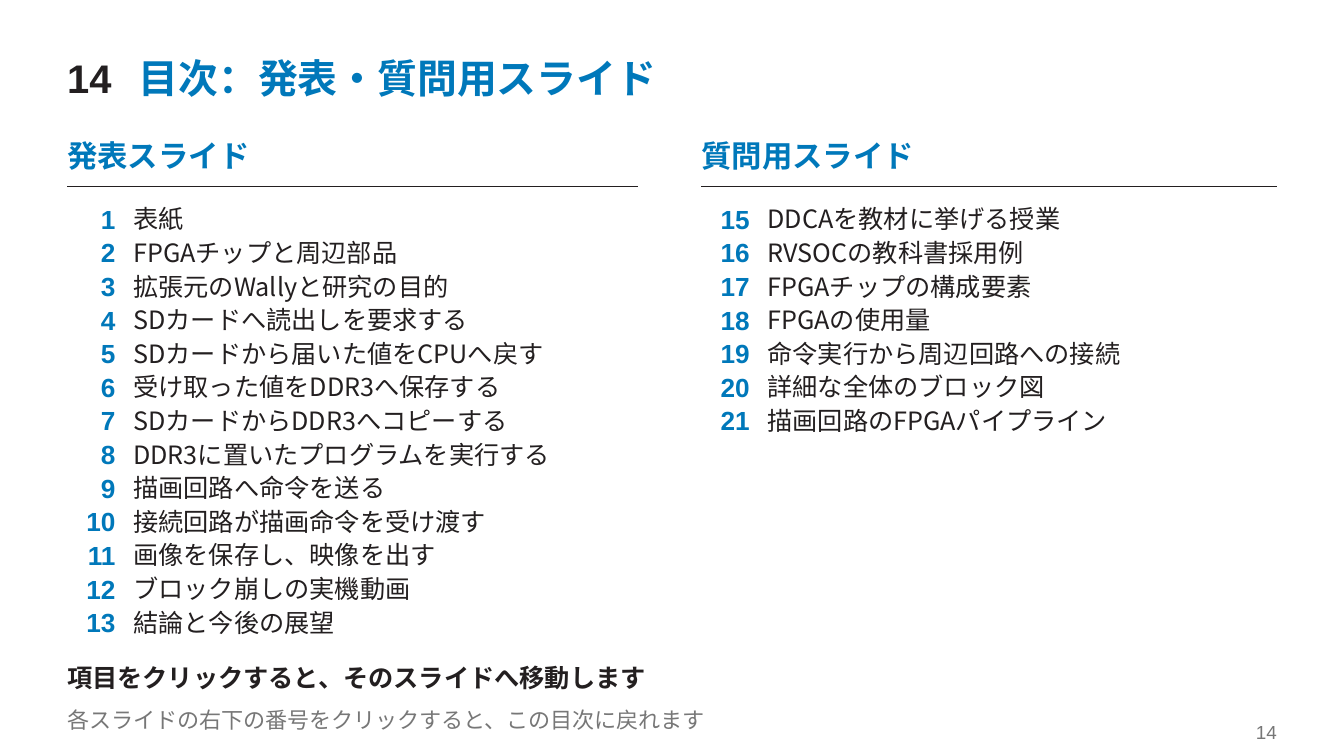
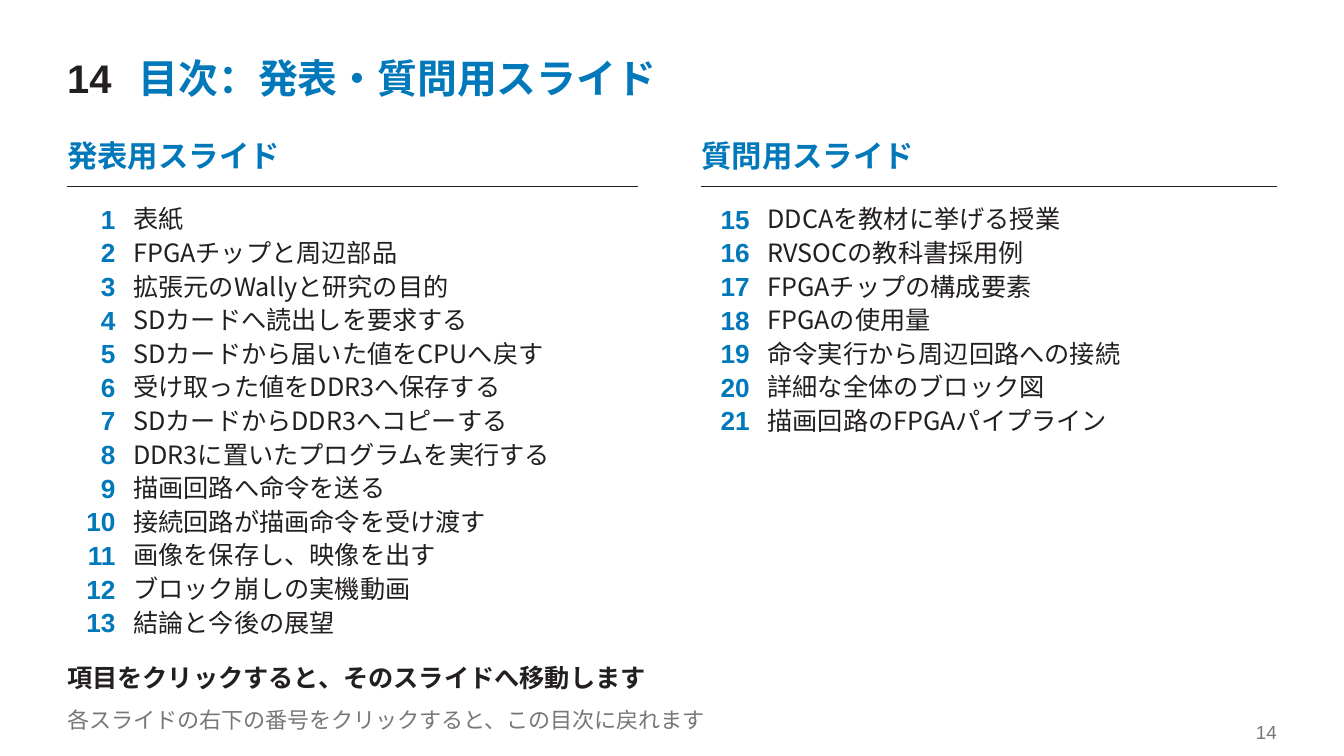
Before and after one commit to SoshiroFujimori/wally-game-console-research, a slide deck: slide 14 of docs/presentation/中間発表_主要事項.pptx. Drawn at 1344x756 pixels with LibreOffice and Linux fonts; fonts in the diff are those of the drawing. Boxes give left, top, right and bottom in pixels: in the first picture for what was removed or moved away, otherwise in the second. Text is boxed around its words. In the diff, an @@ line names an element or a change of style, - is before the commit and + after.

```diff
--- a/docs/presentation/中間発表_主要事項.pptx
+++ b/docs/presentation/中間発表_主要事項.pptx
@@ text at box(67, 141, 280, 170): text changed @@
-発表スライド
+発表用スライド
```
Also in this commit, not shown: 13 other slides changed, 22 other files.
